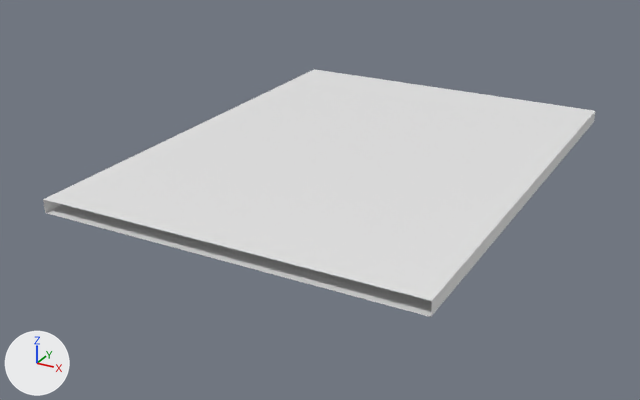
What one commit did to the OBJ model mesh/48/br4_elevated_lod.obj.
Before and after are seen from a 50 mm camera at (49.1, -98.8, 40.7) aimed at (-3.0, -4.1, -6.7). Lighting does not change. The marker at lower left points along +X, +Y and +Z. Where no turn or scale is listed for an object, it has been applied to the vertices. Vertices at the same position are counted once.

Script lines for the objects in view, before the commit:
```python
me_br4_elevated_lod = bpy.data.meshes.new('br4_elevated_lod')
me_br4_elevated_lod.from_pydata(...)  # 20 vertices, 32 faces; spans x -24.0..24.0, y -32.0..32.0, z -2.0..-0.3
ob_br4_elevated_lod = bpy.data.objects.new('br4_elevated_lod', me_br4_elevated_lod)
ob_br4_elevated_lod.location = (0.0, 0.0, 0.0)
```
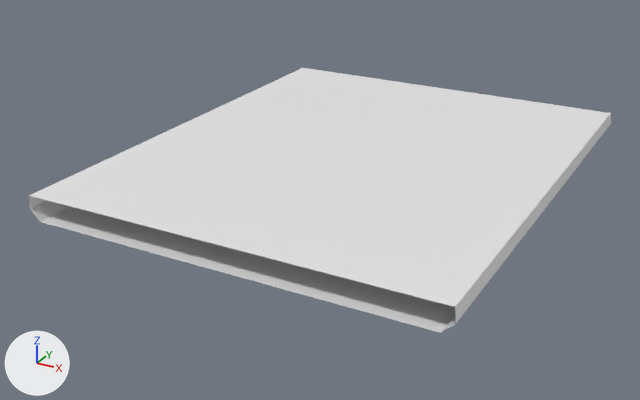
The change in detail:
me_br4_elevated_lod is used by ob_br4_elevated_lod; location (0.0, 0.0, 0.0).
me_br4_elevated_lod had 20 vertices, 32 faces and spanned x -24.0..24.0, y -32.0..32.0, z -2.0..-0.3.
me_br4_elevated_lod now has 95 vertices, 170 faces and spans x -26.4..26.4, y -32.0..32.0, z -3.4..-0.3.
me_br4_elevated_lod part 1: the whole mesh is rebuilt.

Location of each change, [x1, y1, x2, y2] in pixels of the pictures (640 x 400 px):
'br4_elevated_lod', reshaped (7% taller): before [43, 69, 595, 317]; after [29, 68, 611, 333]
